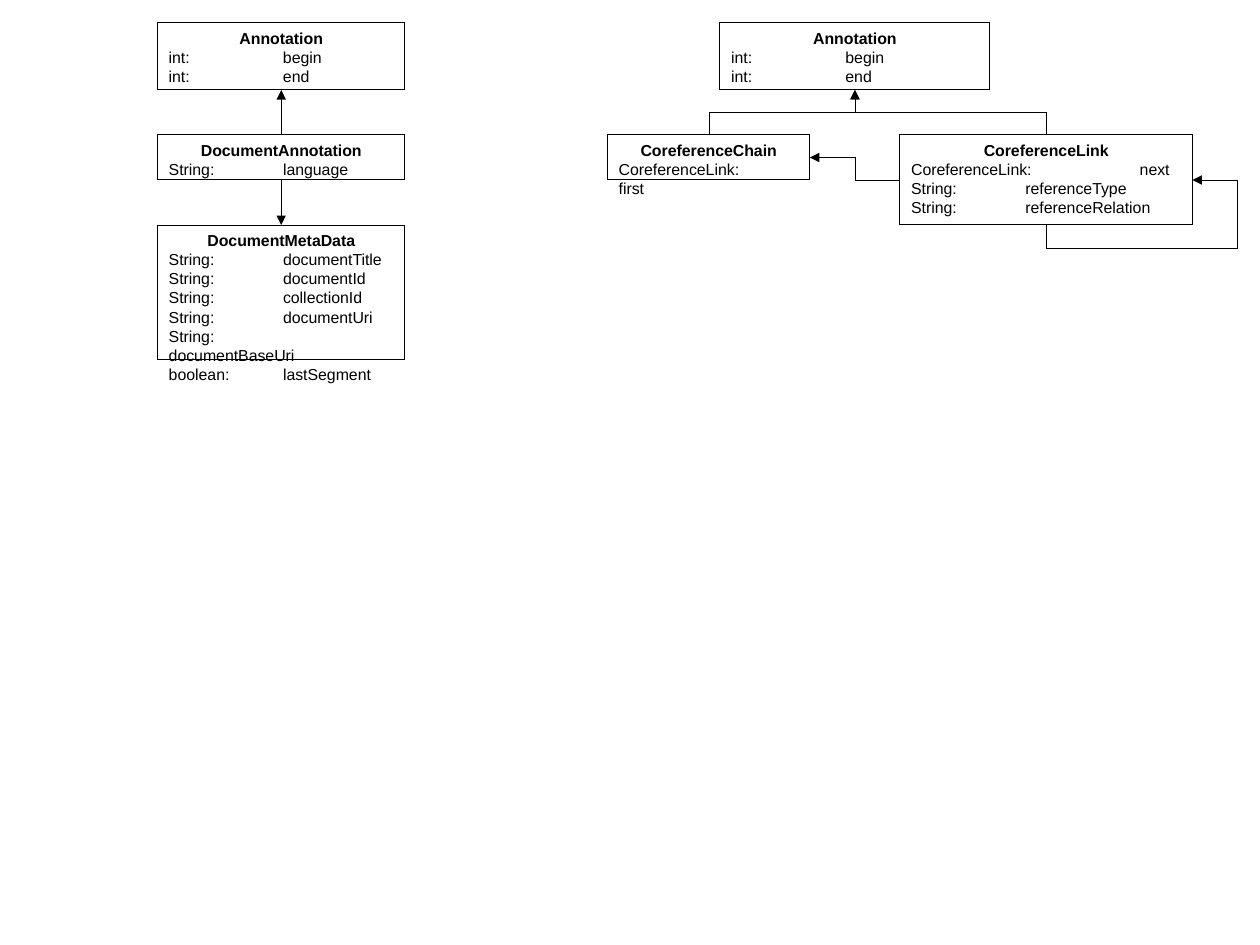
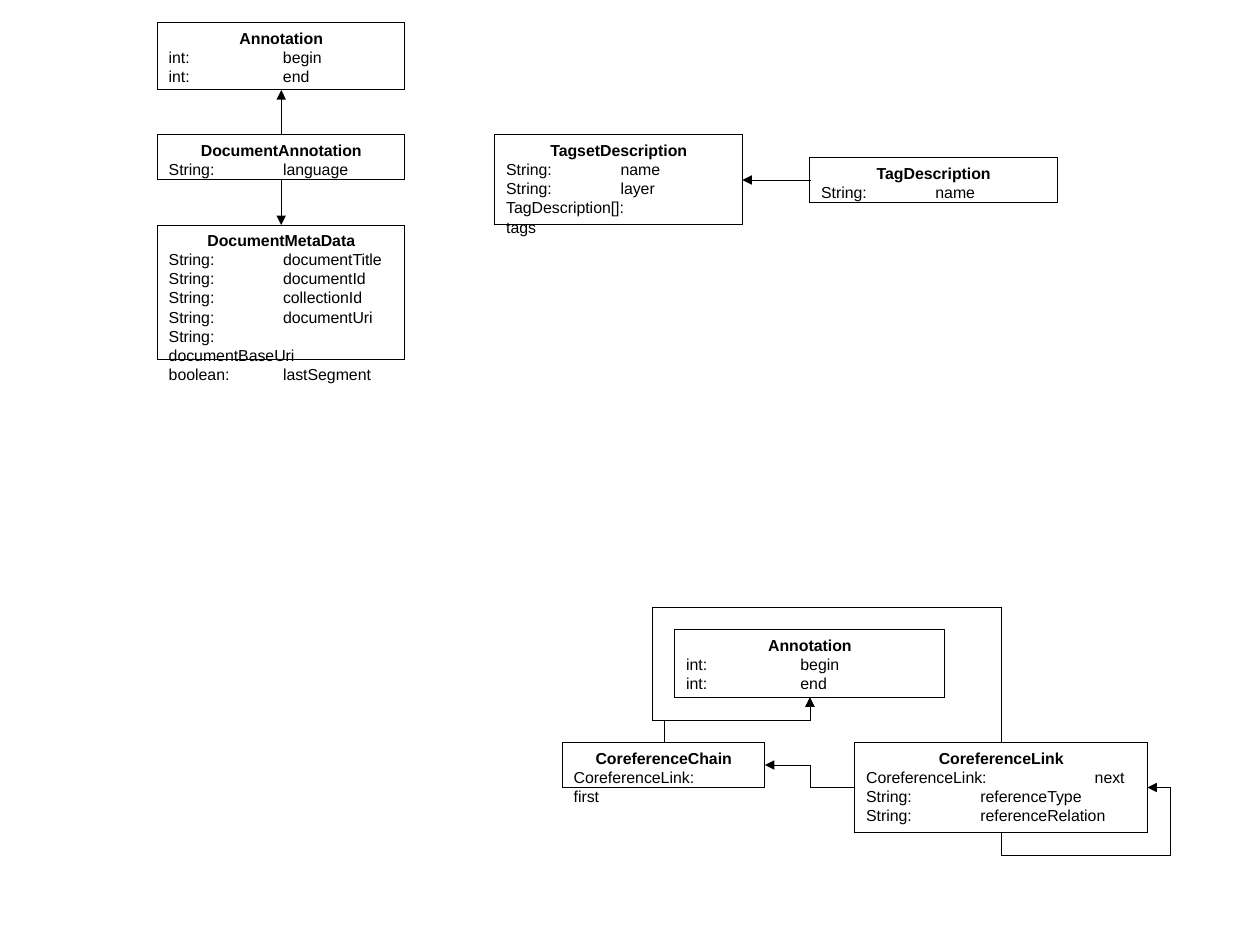
Before and after one commit to dkpro/dkpro-core, a slide deck: slide 3 of de.tudarmstadt.ukp.dkpro.core-asl/trunk/de.tudarmstadt.ukp.dkpro.core.docbook-asl/src/odf/figures.odp. Drawn at 1260x945 pixels with LibreOffice and Linux fonts; fonts in the diff are those of the drawing. Boxes give left, top, right and bottom in pixels: in the first picture for what was removed or moved away, otherwise in the second. Text is boxed around its words. In the diff, an @@ line names an element or a change of style, - is before the commit and + after.

```diff
--- a/de.tudarmstadt.ukp.dkpro.core-asl/trunk/de.tudarmstadt.ukp.dkpro.core.docbook-asl/src/odf/figures.odp
+++ b/de.tudarmstadt.ukp.dkpro.core-asl/trunk/de.tudarmstadt.ukp.dkpro.core.docbook-asl/src/odf/figures.odp
@@ rectangle added at [495,135,742,225], fill #FFFFFF, outline #000000 0 pt, 10 pt, text #000000 @@
+TagsetDescription
+String: name
+String: layer
+TagDescription[]: tags
@@ rectangle added at [811,158,1059,202], fill #FFFFFF, outline #000000 0 pt, 10 pt, text #000000, bold @@
+TagDescription
+String: name
@@ elbow arrow added from (811, 181) to (743, 180), #000000 0 pt @@
@@ elbow arrow moved from (855, 90) - (1046, 135) to (811, 697) - (1002, 743) @@
@@ rectangle "CoreferenceChain": place and size @@
-rectangle "CoreferenceChain" at [607,135,810,180]
+rectangle "CoreferenceChain" at [563,743,765,788]
@@ rectangle "CoreferenceLink": place and size @@
-rectangle "CoreferenceLink" at [900,135,1193,225]
+rectangle "CoreferenceLink" at [855,743,1148,834]
@@ 2 elbow arrows, 1 rectangle: place and size @@
-2 elbow arrows, 1 rectangle at [709,23,990,181]
+2 elbow arrows, 1 rectangle at [664,630,946,788]
@@ elbow arrow moved from (1193, 180) - (1046, 225) to (1148, 788) - (1002, 832) @@
```
Also in this commit, not shown: 3 other files.
